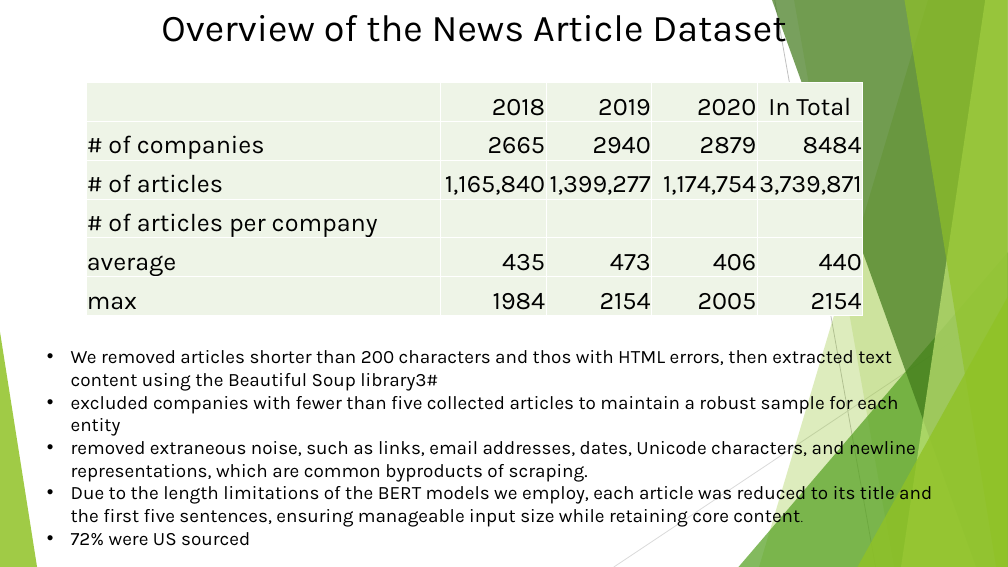
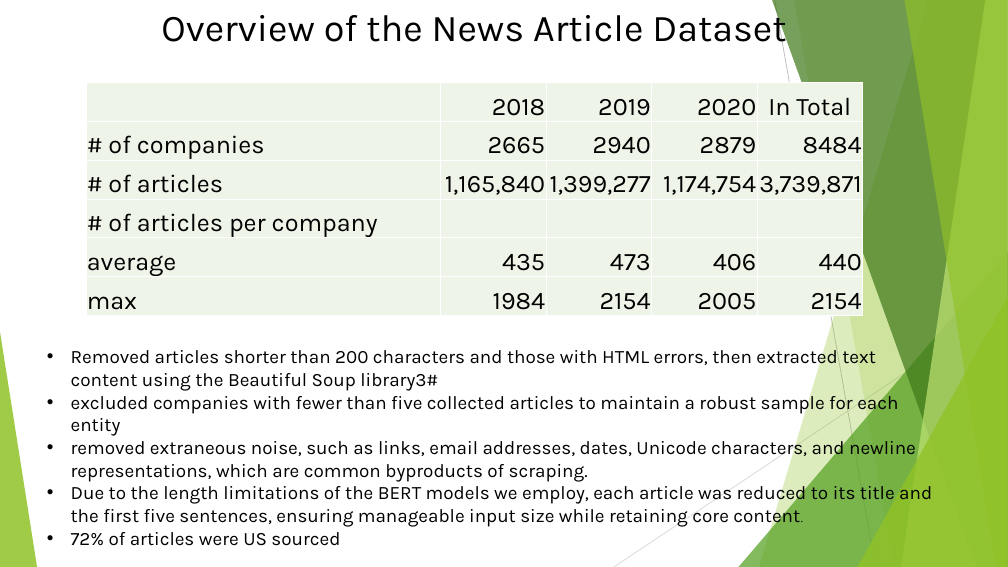
Before and after one commit to eamonnk/sci_res_lit_spec9997_john_sat, a slide deck: slide 16 of asgnmnts/assgmnt 1/final/spec9997_assgnmnt_1_eamonn_kelly_D24127620.pptx. Drawn at 1008x567 pixels with LibreOffice and Linux fonts; fonts in the diff are those of the drawing. Boxes give left, top, right and bottom in pixels: in the first picture for what was removed or moved away, otherwise in the second. Text is boxed around its words. In the diff, an @@ line names an element or a change of style, - is before the commit and + after.

Commit message:
content udpate

```diff
--- a/asgnmnts/assgmnt 1/final/spec9997_assgnmnt_1_eamonn_kelly_D24127620.pptx
+++ b/asgnmnts/assgmnt 1/final/spec9997_assgnmnt_1_eamonn_kelly_D24127620.pptx
@@ text at bbox=[71, 346, 876, 391]: text changed @@
-• We removed articles shorter than 200 characters and thos with HTML errors, then extracted text content using the Beautiful Soup library3#
+• Removed articles shorter than 200 characters and those with HTML errors, then extracted text content using the Beautiful Soup library3#
@@ text at bbox=[71, 532, 340, 546]: text changed @@
-• 72% were US sourced
+• 72% of articles were US sourced
```
Also in this commit, not shown: 17 other slides changed, 10 other files.
